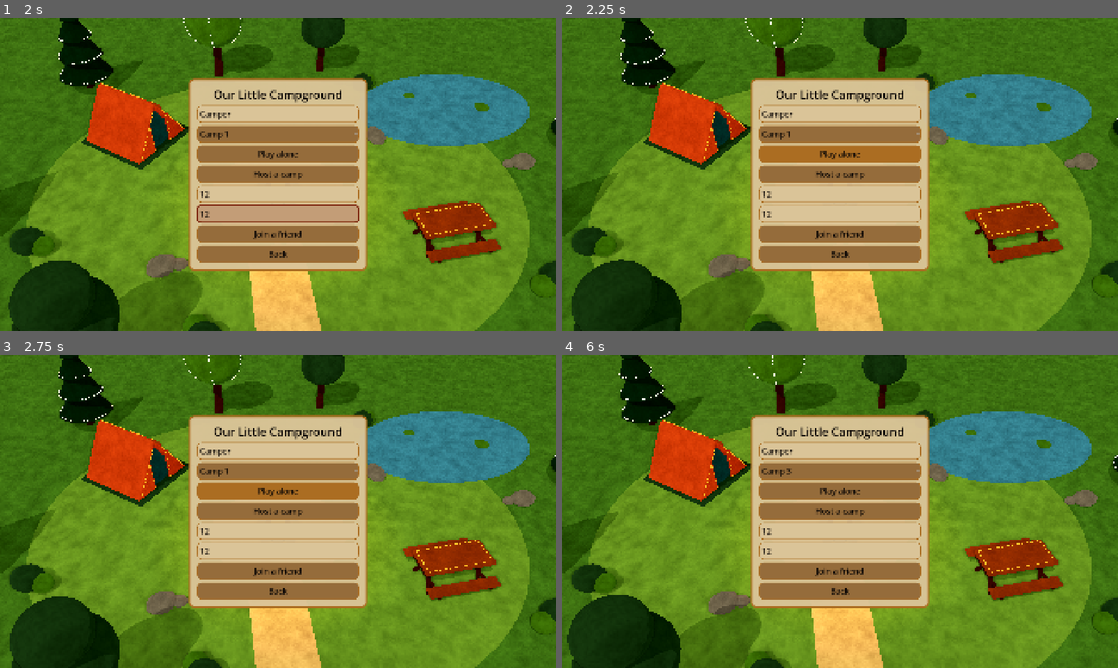
Above: before the commit, frames 1-4 (two rows, left to right).
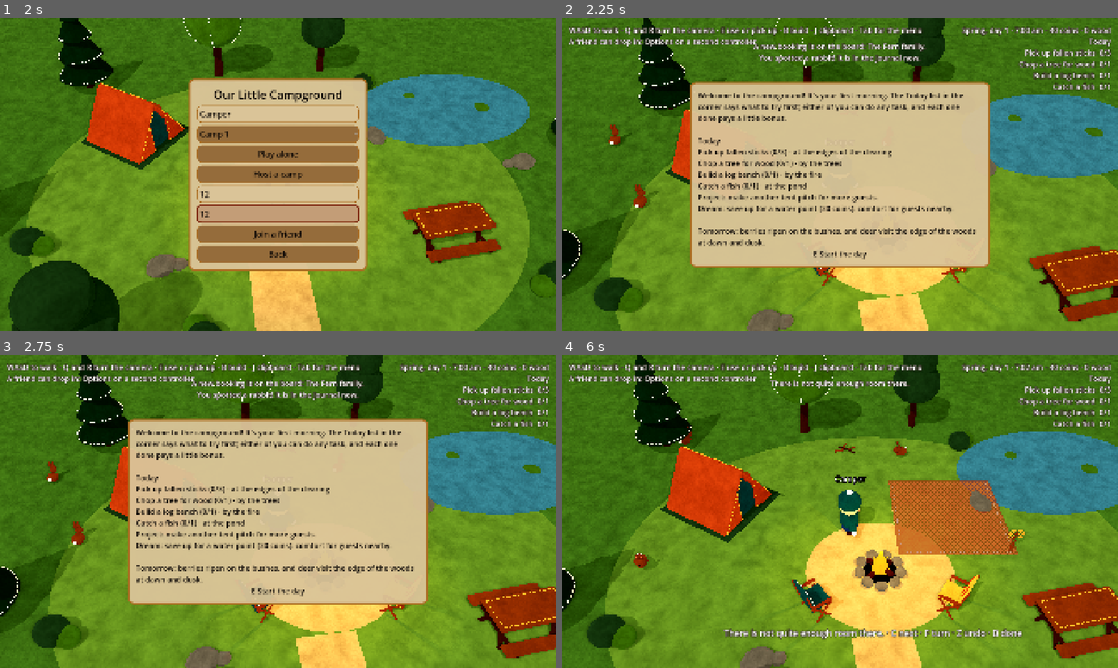
Above: after the commit, the same moments.

Repository: mckevito/Tiny-Game
Game: Godot game, scene res://scenes/camp.tscn
Same seed, same stepped clock (60 frames per second), same inputs: the game is played once before the commit and once after it.
Inputs (mouse positions are in pixels of both pictures, inside the frame that each line leads up to):
- Up to frame 1 (2 s): click "Start game" at 0.5 s; click (278, 193) at 1.27 s; type "12" at 1.35 s; click (278, 215) at 1.5 s; type "12" at 1.58 s
- Up to frame 2 (2.25 s): click "Play alone" at 2 s
- Up to frame 3 (2.75 s): no input
- Up to frame 4 (6 s): click (840, 489) at 2.75 s, where only the run before the commit has a clickable "Play alone"; click (840, 470) at 3.5 s, where only the run before the commit has a clickable "Camp 1"; click (840, 511) at 4.25 s, where only the run before the commit has a clickable "Host a camp"; click (840, 470) at 5 s, where only the run before the commit has a clickable "Camp 3"; tap Enter at 5.75 s; move the mouse to (962, 495) at 5.77 s; hold D (move_right) from 5.78 s (still down); hold B (build) from 5.78 s (still down); click (962, 495) at 5.92 s

Frame 1 is identical in both runs. In frame 2, 59% of the frame differs, in the area x 0-100%, y 0-100%; in frame 3, 59%; in frame 4, 62%.
Error before the commit: Invalid call. Nonexistent function 'slot' in base 'PanelContainer (CampMenu)'. (res://scripts/camp/camp.gd:127)

Commit message:
Fix Play alone and Host crashing from the start menu
The title screen rewrite of CampMenu dropped slot(), which the camp calls
when Play alone or Host is pressed. Put it back, and add a test that
presses both real start-page buttons and checks the picked slot is used.

Co-Authored-By: Claude Opus 5.5 (1M context) <noreply@anthropic.com>

Diff:
--- a/scripts/camp/camp_menu.gd
+++ b/scripts/camp/camp_menu.gd
@@ -100,6 +100,11 @@
 	return b
 
 
+## The camp slot picked on the start page (1 to the slot count).
+func slot() -> int:
+	return slot_pick.get_selected_id()
+
+
 ## The page showing now: "title", "start", "pause" or "options".
 func page() -> String:
 	for p: Array in [[_title, "title"], [_start, "start"], [_pause, "pause"], [options, "options"]]:
--- a/tests/test_settings.gd
+++ b/tests/test_settings.gd
@@ -249,3 +249,36 @@
 	camp.apply_quality(str(Quality.names()[0]), false)
 	await _done(camp)
 	return out
+
+
+## The start page's own button for an action ("solo", "host"), found by its words.
+func _start_button(menu: CampMenu, action: String) -> Button:
+	for c in menu._start.get_children():
+		if c is Button and c.text == Tuning.text("menu." + action):
+			return c
+	return null
+
+
+func test_play_alone_and_host_start_from_the_menu_buttons() -> String:
+	_defaults()
+	var out := ""
+	for row in [["solo", 2], ["host", 1]]:
+		var camp := _camp()
+		await _tree().process_frame
+		var menu: CampMenu = camp.menu
+		menu._first_title.pressed.emit()
+		menu.slot_pick.select(int(row[1]) - 1)
+		var b := _start_button(menu, str(row[0]))
+		if b == null:
+			out = "no %s button on the start page" % row[0]
+		else:
+			b.pressed.emit()
+			await _tree().process_frame
+			if camp.state == null:
+				out = "%s from the menu did not start a camp" % row[0]
+			elif camp.slot != int(row[1]):
+				out = "%s should use the camp slot picked on the start page (%d), not %s" % [row[0], row[1], camp.slot]
+		await _done(camp)
+		if out != "":
+			break
+	return out
Not shown, changed: docs/STATUS.md
Not shown, changed: handoff/build/LESSONS.md
